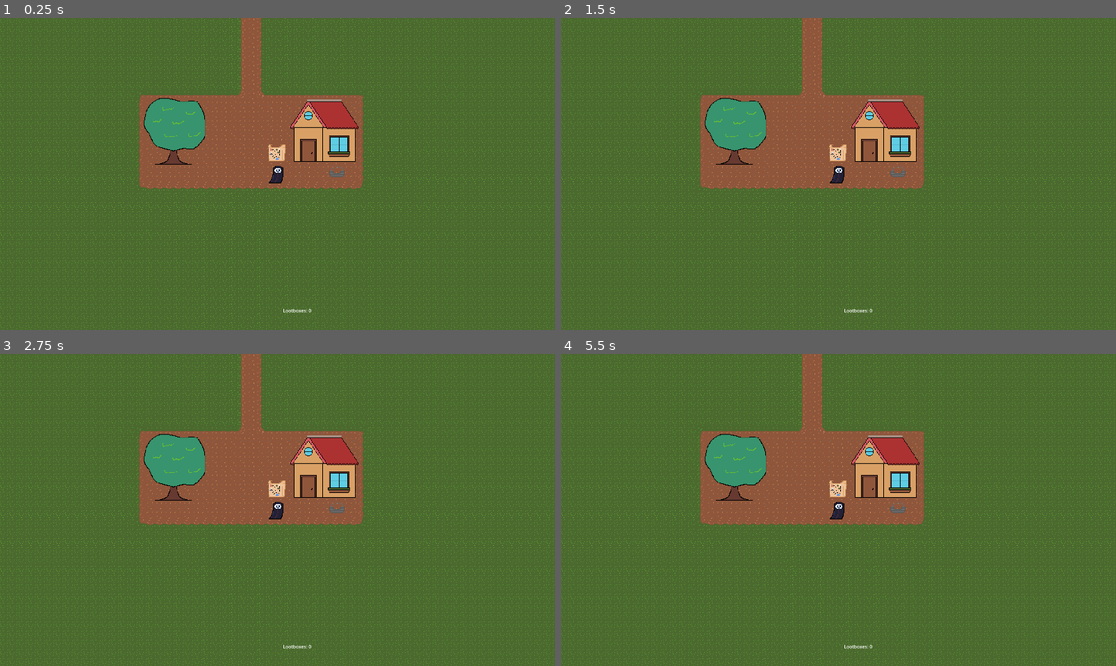
Above: before the commit, frames 1-4 (two rows, left to right).
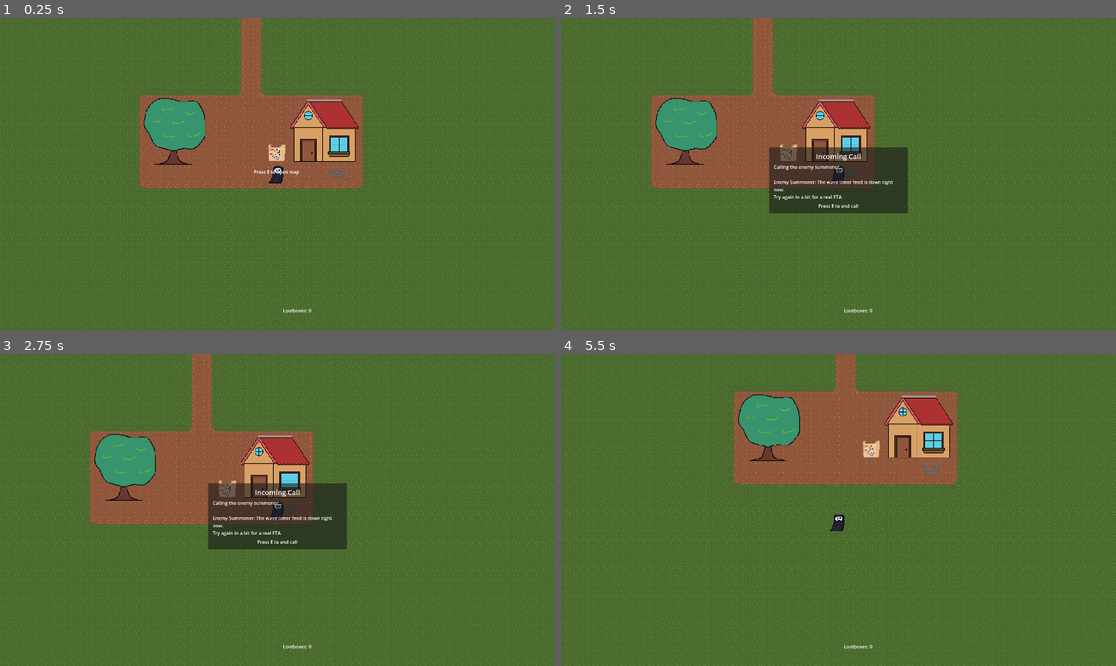
Above: after the commit, the same moments.

Repository: Uvecrep/Gamba
Game: Godot game, scene res://levels/main.tscn
The game is run twice, just before and just after one commit, with the same random seed, the same clock (stepped at 60 frames per second) and the same inputs.
Inputs (mouse positions are in pixels of both pictures, inside the frame that each line leads up to):
- Up to frame 1 (0.25 s): no input
- Up to frame 2 (1.5 s): tap E (interact) at 0.5, 0.6, 1.25 s; move the mouse to (960, 158) at 0.52 s; hold D (right) 0.53-1.25 s; click (960, 158) at 0.67 s; drag from (727, 189) to (810, 236) at 1.27 s
- Up to frame 3 (2.75 s): tap E (interact) at 2, 2.3 s; move the mouse to (333, 441) at 2.02 s; hold D (right) from 2.03 s (still down); tap Q (use_lootbox) at 2.1 s
- Up to frame 4 (5.5 s): release D (right) at 2.75 s; tap E (interact) at 2.75, 3.5, 3.6, 5.1 s; drag from (810, 572) to (672, 463) at 2.77 s; move the mouse to (1005, 556) at 3.52 s; hold A (left) 3.53-4.25 s; drag from (672, 463) to (755, 432) at 4.27 s; move the mouse to (866, 510) at 5.02 s; hold S (down) from 5.03 s (still down); click (866, 510) at 5.17 s

The runs differ from the first frame. In frame 1, less than 0.1% of the frame differs, in the area x 45-54%, y 48-51%; in frame 2, 22%; in frame 3, 23%; in frame 4, 23%, in the area x 0-100%, y 0-100%.
Error before the commit: Parse Error: Too few arguments for "set_lootbox_count()" call. Expected at least 2 but received 1. (res://entities/player/player.gd:35)
Error after the commit: Invalid call. Nonexistent function 'get_lootbox_count' in base 'RefCounted (PlayerInventory)'. (res://entities/player/player.gd:35)

Commit message:
Make code compile, add functions to access values

Diff:
--- a/entities/player/player.gd
+++ b/entities/player/player.gd
@@ -1,7 +1,6 @@
 extends CharacterBody2D
 
 @export var speed: float = 400.0
-@export var starting_lootboxes: int = 1
 @export var harvest_range: float = 96.0
 @export var harvest_amount_per_interaction: int = 1
 @export var harvest_action: StringName = &"interact"
@@ -32,16 +31,8 @@
 	if not inventory.lootboxes_changed.is_connected(_on_inventory_lootboxes_changed):
 		inventory.lootboxes_changed.connect(_on_inventory_lootboxes_changed)
 
-	inventory.set_lootbox_count(starting_lootboxes)
-
 func get_lootbox_count() -> int:
 	return inventory.get_lootbox_count()
-
-func add_lootboxes(amount: int) -> int:
-	return inventory.add_lootboxes(amount)
-
-func try_spend_lootboxes(amount: int) -> bool:
-	return inventory.try_spend_lootboxes(amount)
 
 func _on_inventory_lootboxes_changed(current: int, previous: int) -> void:
 	lootbox_inventory_changed.emit(current, previous)
@@ -60,12 +51,12 @@
 
 	if not Input.is_action_just_pressed(use_lootbox_action):
 		return
-	if not try_spend_lootboxes(1):
+	if not inventory.try_spend_lootboxes(null,1):
 		return
 
 	if not _open_active_lootbox():
 		# Refund on roll/outcome failure so lootboxes are not lost by configuration errors.
-		add_lootboxes(1)
+		inventory.add_lootboxes(null, 1)
 
 func _handle_interaction_input() -> void:
 	var nearest_tree: Node = _find_nearest_harvestable_tree()
@@ -105,7 +96,7 @@
 	if nearest_interactable == nearest_tree:
 		var harvested: int = int(nearest_tree.call("harvest_fruit", harvest_amount_per_interaction))
 		if harvested > 0:
-			add_lootboxes(harvested)
+			inventory.add_lootboxes(null, harvested)
 		return
 
 	if nearest_interactable.has_method("interact"):
--- a/scripts/player_inventory.gd
+++ b/scripts/player_inventory.gd
@@ -7,6 +7,15 @@
 var _lootboxes : Array[Lootbox] = []
 var _lootbox_counts : Array[int] = []
 
+func get_lootbox_in_slot(index : int) -> Lootbox:
+	if index < 0 or index >= _lootboxes.size(): return null
+
+	return _lootboxes[index]
+
+func get_lootbox_count_in_slot(index : int) -> int:
+	if index < 0 or index >= _lootboxes.size(): return -1
+
+	return _lootbox_counts[index]
 
 func set_lootbox_count(lootbox : Lootbox, value: int) -> void:
 	var next_count: int = maxi(value, 0)
